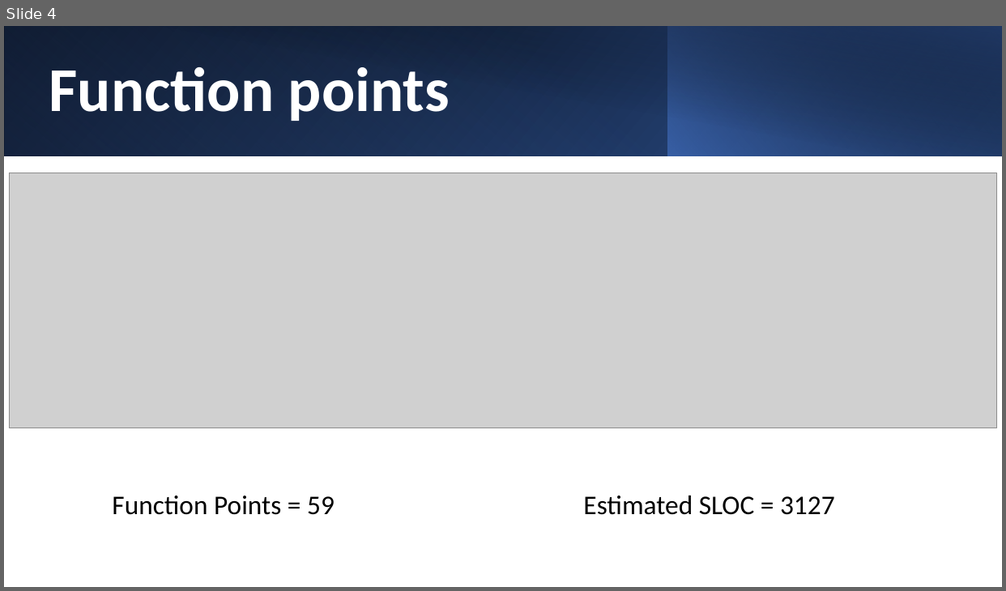
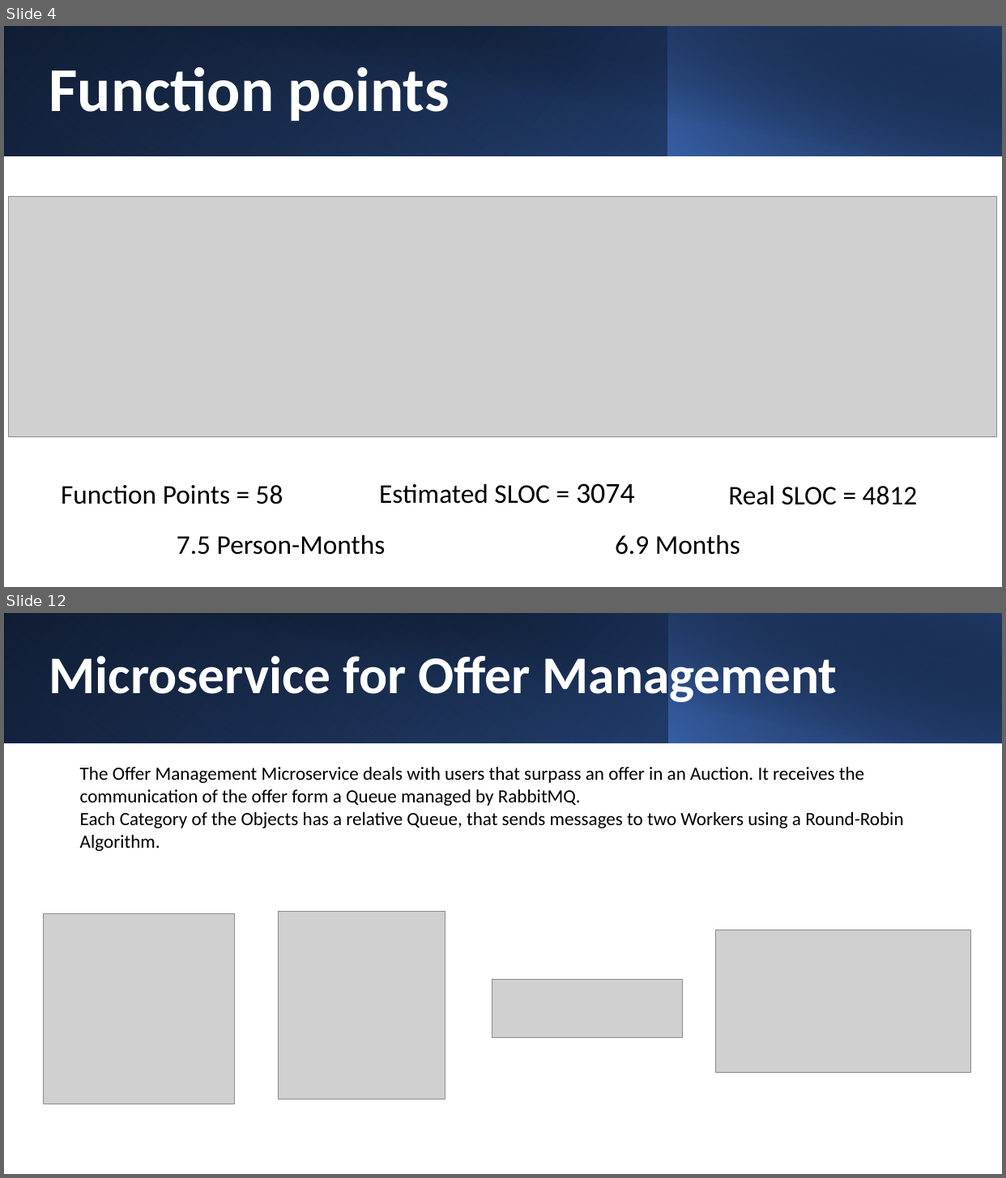
Before and after one commit to Francesco10998/Lab_Project, a slide deck: Documentation/Golden Auctions.pptx. Shown one above the other, each under a label of ours: slide 4 before the commit, slides 4 and 12 after it; the slides between them are not shown. The pictures are 1006x591 and 1006x1178 pixels, drawn with LibreOffice and Linux fonts; fonts in the diff are those of the drawing; grey boxes stand for pictures. Boxes give left, top, right and bottom in pixels: in the first picture for what was removed or moved away, otherwise in the second. Text is boxed around its words. In the diff, an @@ line names an element or a change of style, - is before the commit and + after.

```diff
--- a/Documentation/Golden Auctions.pptx
+++ b/Documentation/Golden Auctions.pptx
@@ slide 12 added at [4,613,1002,1174], background #FFFFFF @@
@@ rectangle added at [4,613,1002,743], fill gradient #000000 to #2F5597 @@
@@ rectangle added at [4,613,669,743], fill gradient #4472C4 to #203864 @@
@@ rectangle added at [41,613,1002,744], fill gradient #000000 to #203864 @@
@@ rectangle added at [669,613,1002,743], fill gradient #4472C4 to #000000 @@
@@ text added at [49,656,837,706], 51 pt, text #FFFFFF, bold @@
+Microservice for Offer Management
@@ text added at [80,767,903,851], 18 pt, text #000000 @@
+The Offer Management Microservice deals with users that surpass an offer in an Auction. It receives the communication of the offer form a Queue managed by RabbitMQ.
+Each Category of the Objects has a relative Queue, that sends messages to two Workers using a Round-Robin Algorithm.
@@ picture added at [44,914,235,1105] @@
@@ picture added at [278,912,445,1100] @@
@@ picture added at [716,931,971,1073] @@
@@ picture added at [492,979,682,1037] @@
@@ slide 4 changed as well @@
@@ picture: place and size @@
-picture at [9,173,997,429]
+picture at [9,197,997,437]
@@ text at [61,485,283,505]: text changed @@
-Function Points = 59
+Function Points = 58
@@ text at [379,484,635,504]: text changed @@
-Estimated SLOC = 3127
+Estimated SLOC = 3074
@@ text added at [728,486,918,506], 26 pt, text #000000 @@
+Real SLOC = 4812
@@ text added at [177,535,386,555], 26 pt, text #000000 @@
+7.5 Person-Months
@@ text added at [615,535,740,555], 26 pt, text #000000 @@
+6.9 Months
```
Also in this commit, not shown: 3 other slides changed, 9 other slides added, 1 slide removed, 55 other files.
